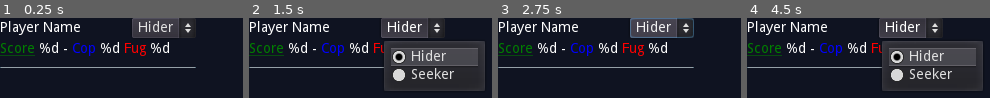
Above: before the commit, frames 1-4 (left to right).
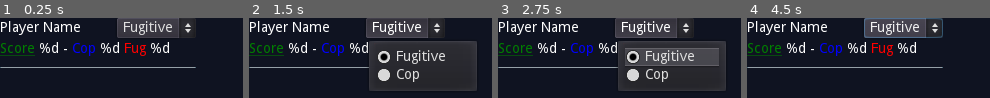
Above: after the commit, the same moments.

Repository: FugitiveTheGame/Fugitive
Game: Godot game, scene res://screens/lobby/ControlPlayerLabel.tscn
Same seed, same stepped clock (60 frames per second), same inputs: the game is played once before the commit and once after it. This scene is started directly instead of the project's main scene.
Inputs:
- Up to frame 1 (0.25 s): no input
- Up to frame 2 (1.5 s): click "Hider" (after the commit: "Fugitive") at 0.5 s; tap Enter at 1.25 s; hold Right (ui_right) from 1.28 s (still down); hold H (car_horn) from 1.28 s (still down)
- Up to frame 3 (2.75 s): tap Space at 2 s; release Right (ui_right) at 2.03 s; release H (car_horn) at 2.03 s; hold Down (ui_down) from 2.03 s (still down); tap Shift (sprint) at 2.1 s
- Up to frame 4 (4.5 s): tap Enter at 2.75, 4.25 s; release Down (ui_down) at 2.78 s; hold Right (ui_right) 2.78-3.53 s; hold E (use) 2.78-3.53 s; tap Space at 3.5 s; hold Up (ui_up) 3.53-4.28 s; tap H (car_horn) at 3.6 s; hold Left (ui_left) from 4.28 s (still down); hold Shift (sprint) from 4.28 s (still down)

The runs differ from the first frame. In frame 1, 2.9% of the frame differs, in the area x 48-72%, y 0-25%; in frame 2, 18%; in frame 3, 24%, in the area x 48-94%, y 0-92%; in frame 4, 23%.

Commit message:
Renamed Seekers and Hiders in user facing text

Diff:
--- a/maps/base/BaseMap.gd
+++ b/maps/base/BaseMap.gd
@@ -104,7 +104,7 @@
 
 func handleGraceTimer():
 	if not gracePeriodTimer.is_stopped():
-		$UiLayer/GraceTimerLabel.text = "Seekers released in %d..." % self.gracePeriodTimer.time_left
+		$UiLayer/GraceTimerLabel.text = "Cops released in %d..." % self.gracePeriodTimer.time_left
 
 func updateStartTimer():
 	if not $GameStartTimer.is_stopped():
@@ -174,10 +174,10 @@
 
 	if seekersWon:
 		self.winner = Network.PlayerType.Seeker
-		$UiLayer/GameOverDialog/VBoxContainer/WinnerLabel.text = "Seekers win!"
+		$UiLayer/GameOverDialog/VBoxContainer/WinnerLabel.text = "Cops win!"
 	else:
 		self.winner = Network.PlayerType.Hider
-		$UiLayer/GameOverDialog/VBoxContainer/WinnerLabel.text = "Hiders win!"
+		$UiLayer/GameOverDialog/VBoxContainer/WinnerLabel.text = "Fugitives win!"
 
 	# Seeker section label
 	var summaryBbcode: String
--- a/screens/lobby/ControlPlayerLabel.tscn
+++ b/screens/lobby/ControlPlayerLabel.tscn
@@ -22,7 +22,7 @@
 }
 
 [node name="LabelPlayerName" type="Label" parent="MainContainer"]
-margin_right = 116.0
+margin_right = 101.0
 margin_bottom = 20.0
 size_flags_horizontal = 3
 size_flags_vertical = 1
@@ -34,11 +34,11 @@
 }
 
 [node name="OptionPlayerRole" type="OptionButton" parent="MainContainer"]
-margin_left = 120.0
+margin_left = 105.0
 margin_right = 196.0
 margin_bottom = 20.0
-text = "Hider"
-items = [ "Hider", null, false, 0, null, "Seeker", null, false, 1, null ]
+text = "Fugitive"
+items = [ "Fugitive", null, false, 0, null, "Cop", null, false, 1, null ]
 selected = 0
 
 [node name="StatsLabel" type="RichTextLabel" parent="."]
